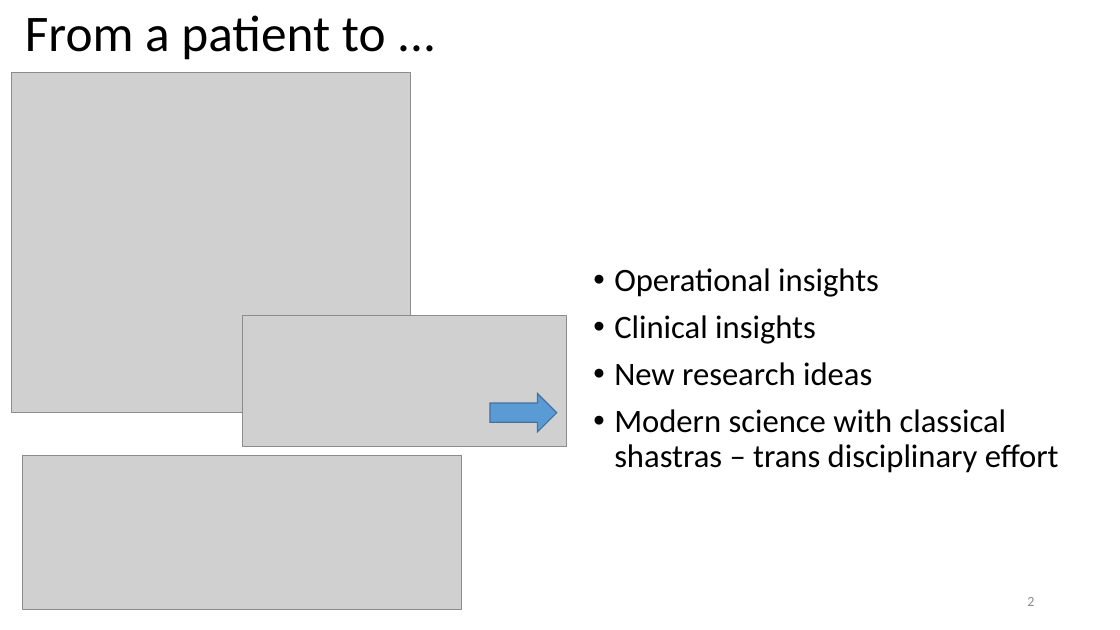
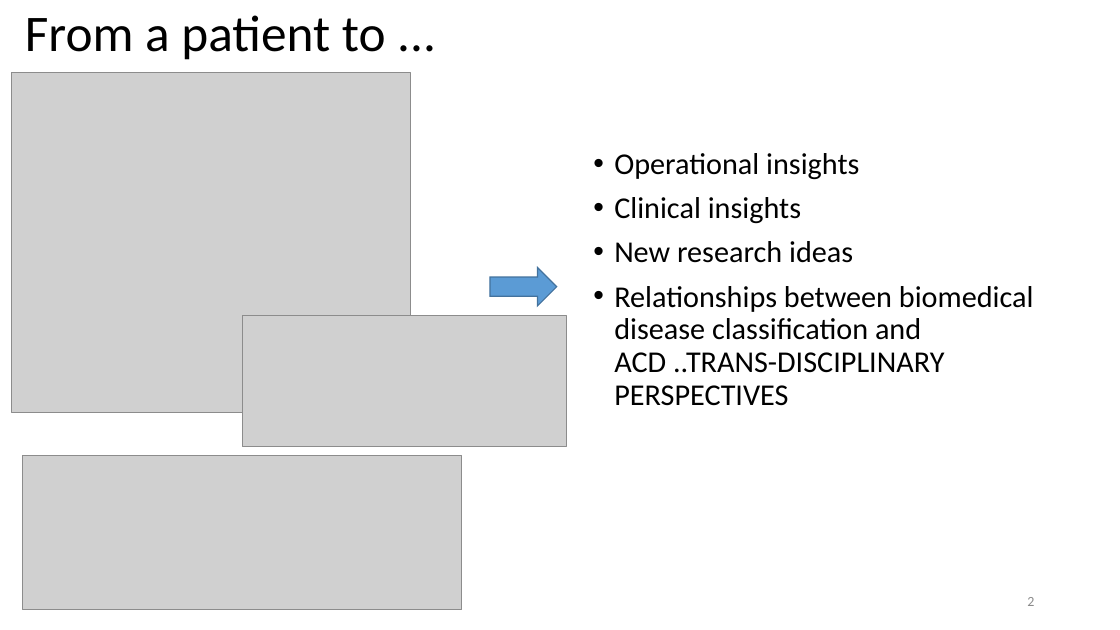
Before and after one commit to coursephd/PostgreSQL, a slide deck: slide 2 of thesis/Pune-Nov2019/01AYUSH-Pune-Nov2019.pptx. Drawn at 1120x630 pixels with LibreOffice and Linux fonts; fonts in the diff are those of the drawing; grey boxes stand for pictures; background and template pictures are left out. Boxes give left, top, right and bottom in pixels: in the first picture for what was removed or moved away, otherwise in the second. Text is boxed around its words. In the diff, an @@ line names an element or a change of style, - is before the commit and + after.

```diff
--- a/thesis/Pune-Nov2019/01AYUSH-Pune-Nov2019.pptx
+++ b/thesis/Pune-Nov2019/01AYUSH-Pune-Nov2019.pptx
@@ text "Operational insights": place and size @@
-text "Operational insights" at [614,268,1059,473]
+text "Operational insights" at [614,153,1034,373]
@@ text at [614,153,859,263]: size 28 to 25.9 pt in "Operational insights", "Clinical insights", "New research ideas" @@
@@ right arrow: place and size @@
-right arrow at [490,393,556,432]
+right arrow at [490,267,556,306]
@@ text at [614,286,1034,373]: text changed; size 28 to 25.9 pt @@
-• Modern science with classical shastras – trans disciplinary effort
+• Relationships between biomedical disease classification and ACD ..TRANS-DISCIPLINARY PERSPECTIVES
```
Also in this commit, not shown: 3 other slides changed.
